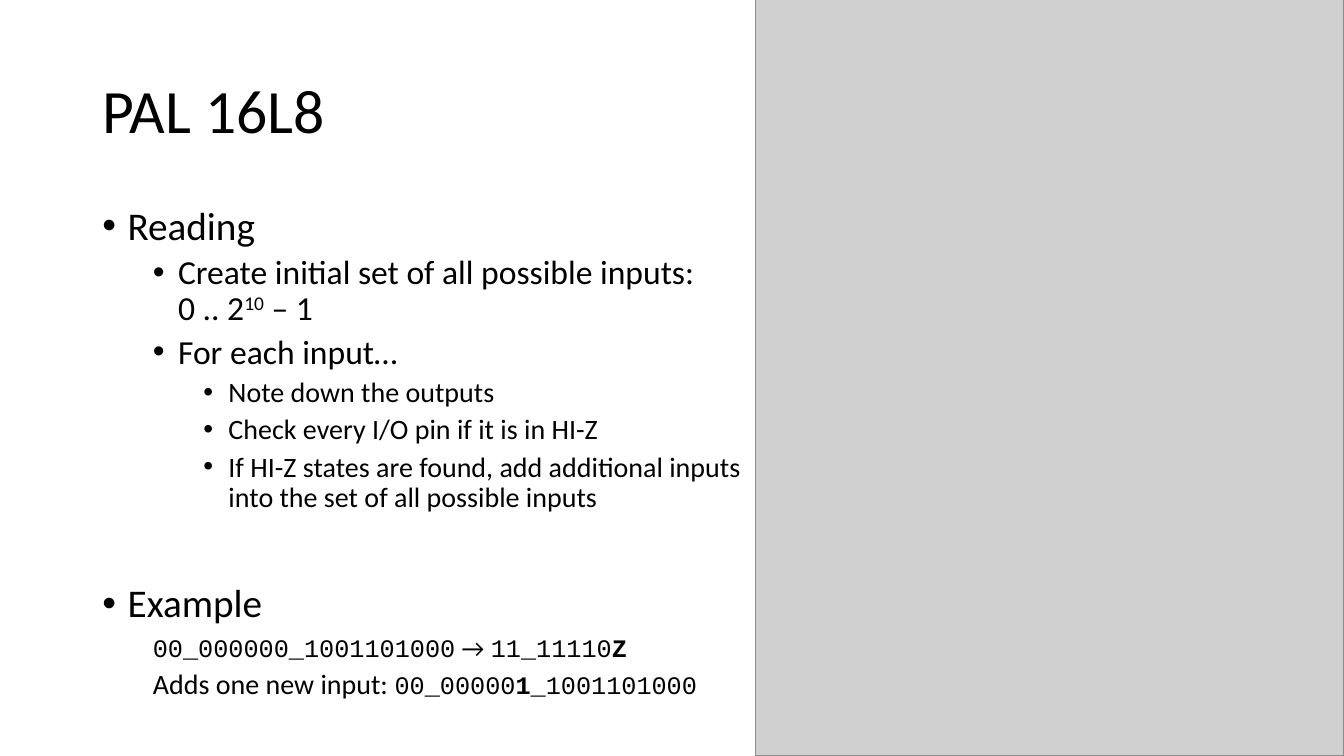
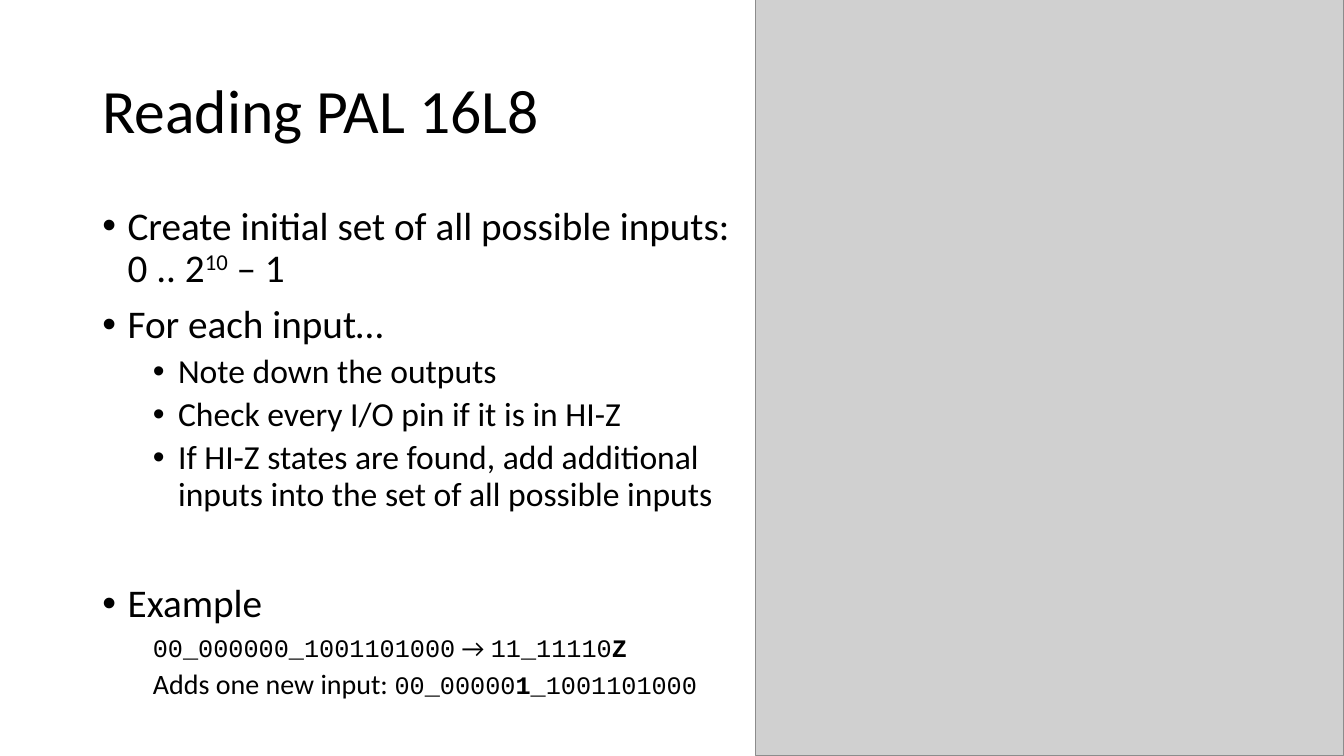
Before and after one commit to OddbitCoder/GdpPalAnalyzer, a slide deck: slide 4 of docs/PAL.pptx. Drawn at 1344x756 pixels with LibreOffice and Linux fonts; fonts in the diff are those of the drawing; grey boxes stand for pictures. Boxes give left, top, right and bottom in pixels: in the first picture for what was removed or moved away, otherwise in the second. Text is boxed around its words. In the diff, an @@ line names an element or a change of style, - is before the commit and + after.

```diff
--- a/docs/PAL.pptx
+++ b/docs/PAL.pptx
@@ title at (102,90,538,144): text changed @@
-PAL 16L8
+Reading PAL 16L8
@@ text at (128,212,255,247): paragraph removed @@
-• Reading
@@ text at (128,212,730,512): size 24 to 28 pt in "Create initial set of all possible inputs: ...", "For each input…"; size 20 to 24 pt in "Note down the outputs", "Check every I/O pin if it is ...", "If HI-Z states are found, add additional ..."; list level 2 to 1 in "Create initial set of all ..."; list level 2 to 1 in "For each input…"; list level 3 to 2 in "Note down the outputs"; list level 3 to 2 in "Check every I/O pin if ..."; list level 3 to 2 in "If HI-Z states are found, ..." @@
```
Also in this commit, not shown: 2 other slides changed, 3 slides added.
